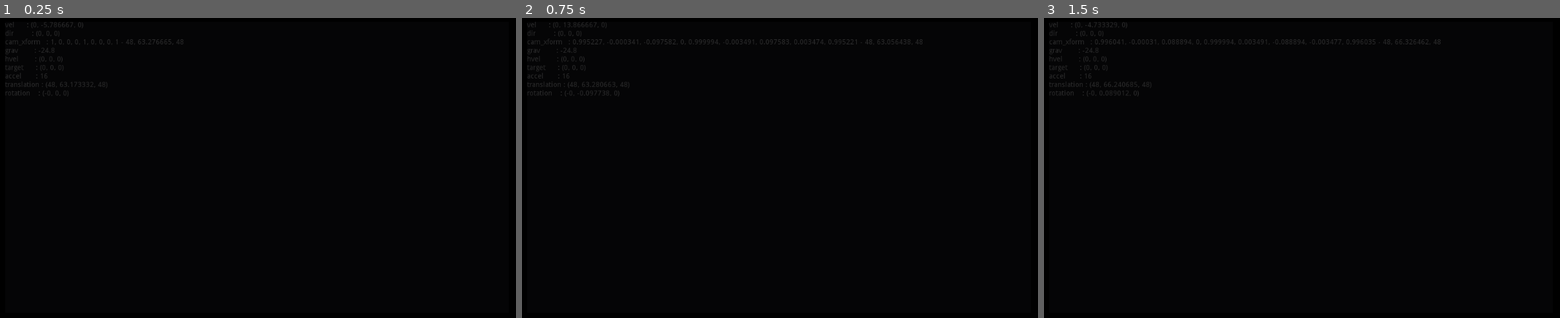
Above: before the commit, frames 1-3 (left to right).
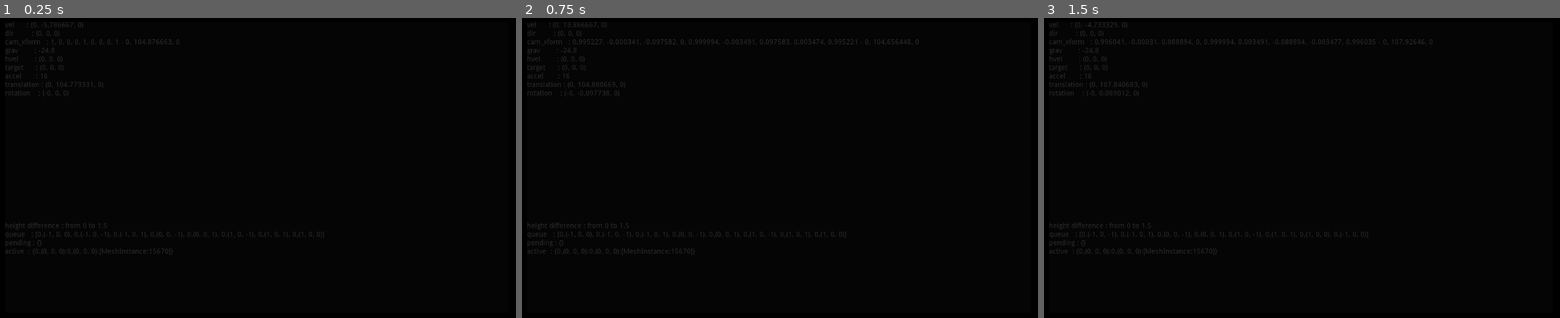
Above: after the commit, the same moments.

Repository: MichaelReel/Mesh_Collider
Game: Godot game, scene res://Root.tscn
Two runs of this game, one before a commit and one after it. Both use one fixed random seed, a clock stepped at 60 frames per second and the inputs below.
Inputs (mouse positions are in pixels of both pictures, inside the frame that each line leads up to):
- Up to frame 1 (0.25 s): no input
- Up to frame 2 (0.75 s): tap Enter at 0.5 s; move the mouse to (805, 165) at 0.52 s; hold Space (up) from 0.53 s (still down)
- Up to frame 3 (1.5 s): keep holding Space (up); move the mouse to (1276, 168) at 1.27 s

The runs differ from the first frame. In frame 1, 0.3% of the frame differs, in the area x 1-63%, y 7-79%; in frame 2, 0.3%; in frame 3, 0.3%, in the area x 1-77%, y 7-79%.
Error before the commit: Parse Error: Can't convert the provided value to the export type. (res://TerrainManager.gd:11)

Commit message:
Commitin' while the commitin's good. Setting up separate chunk layers. Intention is to draw finer layers over rougher layers.

Diff:
--- a/CameraControl.gd
+++ b/CameraControl.gd
@@ -4,6 +4,8 @@
 
 var cameras                     # Camera node - the first person view
 var camera_holders              # Spatial node holding all we want to rotate on the X (vert) axis
+# This is coupled to the grid and chunk sizes in TerrainManager
+export (Array, float) var movement_ratio
 var cam_ref
 var bodies
 
@@ -99,25 +101,16 @@
 	vel.x = hvel.x
 	vel.z = hvel.z
 
-
-
 	# Use the KinematicBody to control physics movement
+	# Slide the first body (kinematic) then move the other bodies to match the movement
 	vel = bodies[0].move_and_slide(vel, Vector3(0,1,0), 5.0, 4, deg2rad(MAX_SLOPE_ANGLE))
-	for body in bodies:
-		if body == bodies[0]: continue
-		body.translation = bodies[0].translation
-
-	# move_and_slide(vel, Vector3(0,1,0))
-
-	## This was only for "Flying" mode - need to turn off gravity to work again
-	# dir = Vector3()
-
-	# if Input.is_action_pressed("down"):
-	# 	dir.y -= 1.0
-	# if Input.is_action_pressed("up"):
-	# 	dir.y += 1.0
-
-	# translate(dir * speed * delta)
+	for body_ind in range(len(bodies)):
+		if body_ind == 0: continue
+		var body_tran = Vector3()
+		body_tran.x = bodies[0].translation.x * movement_ratio[body_ind]
+		body_tran.y = bodies[0].translation.y
+		body_tran.z = bodies[0].translation.z
+		bodies[body_ind].translation = body_tran
 
 	status += "dir         : " + str(dir) + "\n"
 	status += "cam_xform   : " + str(cam_xform) + "\n"
--- a/Root.tscn
+++ b/Root.tscn
@@ -10,12 +10,14 @@
 
 [node name="Root" type="Spatial" index="0"]
 
+_sections_unfolded = [ "Transform" ]
+
 [node name="Terrain" type="Spatial" parent="." index="0"]
 
 script = ExtResource( 1 )
 _sections_unfolded = [ "Transform" ]
-grid_size = Vector2( 32, 32 )
-chunk_size = Vector3( 64, 64, 64 )
+grid_size = [ Vector2( 32, 32 ), Vector2( 32, 32 ) ]
+chunk_size = [ Vector3( 64, 64, 64 ), Vector3( 64, 64, 64 ) ]
 material = ExtResource( 2 )
 
 [node name="Far" type="Spatial" parent="Terrain" index="0"]
@@ -43,7 +45,7 @@
 stretch = true
 stretch_shrink = 1
 script = ExtResource( 3 )
-_sections_unfolded = [ "Grow Direction" ]
+movement_ratio = [ 1.0, 1.0 ]
 
 [node name="Far" type="Viewport" parent="Viewports" index="0"]
 
@@ -74,7 +76,7 @@
 
 [node name="BodyMount" type="Spatial" parent="Viewports/Far" index="0"]
 
-transform = Transform( 1, 0, 0, 0, 1, 0, 0, 0, 1, 48, 64, 48 )
+transform = Transform( 1, 0, 0, 0, 1, 0, 0, 0, 1, 0, 64, 0 )
 _sections_unfolded = [ "Transform" ]
 
 [node name="CameraMount" type="Spatial" parent="Viewports/Far/BodyMount" index="0"]
@@ -84,17 +86,17 @@
 [node name="Camera" type="Camera" parent="Viewports/Far/BodyMount/CameraMount" index="0"]
 
 keep_aspect = 1
-cull_mask = 6
+cull_mask = 3
 environment = null
 h_offset = 0.0
 v_offset = 0.0
 doppler_tracking = 0
 projection = 0
-current = false
+current = true
 fov = 70.0
 size = 1.0
 near = 0.05
-far = 150.0
+far = 3000.0
 _sections_unfolded = [ "Transform" ]
 
 [node name="Near" type="Viewport" parent="Viewports" index="1"]
@@ -125,7 +127,7 @@
 
 [node name="PlayerBody" type="KinematicBody" parent="Viewports/Near" index="0"]
 
-transform = Transform( 1, 0, 0, 0, 1, 0, 0, 0, 1, 48, 64, 48 )
+transform = Transform( 1, 0, 0, 0, 1, 0, 0, 0, 1, 0, 64, 0 )
 input_ray_pickable = true
 input_capture_on_drag = false
 collision_layer = 1
@@ -146,17 +148,17 @@
 [node name="Camera" type="Camera" parent="Viewports/Near/PlayerBody/CameraMount" index="0"]
 
 keep_aspect = 1
-cull_mask = 3
+cull_mask = 1
 environment = null
 h_offset = 0.0
 v_offset = 0.0
 doppler_tracking = 0
 projection = 0
-current = false
+current = true
 fov = 70.0
 size = 1.0
 near = 0.05
-far = 50.0
+far = 100.0
 _sections_unfolded = [ "Transform" ]
 
 [node name="CollisionShape" type="CollisionShape" parent="Viewports/Near/PlayerBody" index="1"]
--- a/TerrainManager.gd
+++ b/TerrainManager.gd
@@ -4,29 +4,29 @@
 var Graph = load("res://Graph.gd")
 var HeightHash = load("res://HeightHash.gd")
 
-var chunks = {} # All loaded chunks
-
-export (Vector2) var grid_size = Vector2(32, 32)
-export (Vector2) var chunk_size = Vector3(64, 64, 64)
+var chunk_refs = {} # LOD and Pos details for loaded and yet to be loaded chunks
+
+# These are coupled to the movement ratios in CameraControl
+export (Array, Vector2) var grid_size
+export (Array, Vector3) var chunk_size
+
 export (ShaderMaterial) var material
-# export (String) var map_name = "test_map"
 
 var player
-var graph
+var graphs = []
 
 # LODs
-var near
-var far
+var lods
 
 var queue = []   # Chunks not yet created
 var queue_mutex
 
 var pending = {} # Chunks to be added to the scene
 var pending_mutex
-# var save_dir
+
+var active = {}  # Chunks loaded into the scene
 
 var thread
-# var mutex
 var gen_chunks
 
 var status_output
@@ -43,6 +43,7 @@
 	Vector3( 1, 0, -1),
 ]
 
+# TODO: Can probably inline calculate these:
 # pre-calc chunk order for rotations - depending on direction facing
 const CHUNK_ORDERS = [
 	[ CO[0], CO[1], CO[7], CO[2], CO[6], CO[3], CO[5], CO[4] ],
@@ -55,17 +56,29 @@
 	[ CO[7], CO[0], CO[6], CO[1], CO[5], CO[2], CO[4], CO[3] ],
 ]
 
+class ChunkRef:
+	var lod
+	var pos
+	func _init(level_of_detail, position):
+		lod = level_of_detail
+		pos = position
+
+	func key():
+		return str(lod) + "," + str(pos)
+
 func _ready():
 	print("readying chunk manager")
 	status_output = $"/root/Root/HUD/Panel/TerrainLabel"
 	player = $"/root/Root/Viewports/Near/PlayerBody"
-	near = $Near
-	far = $Far
+	lods = [ $Near, $Far ]
+
+	var primary_lod_ind = 0
 
 	# Create the re-usable graph layer we dump meshes from
 	var hhash = HeightHash.new()
-	graph = Graph.new(hhash)
-	graph.create_base_square_grid(grid_size.x, grid_size.y)
+	var graph = Graph.new(hhash)
+	graph.create_base_square_grid(grid_size[primary_lod_ind].x, grid_size[primary_lod_ind].y)
+	graphs.append(graph)
 
 	# Set up the threading components
 	# mutex = Mutex.new()
@@ -74,65 +87,83 @@
 	thread = Thread.new()
 
 	# Need to load/create the first chunk before starting loading thread
-	var chunk_key = get_centered_chunk()
-	queue_chunk(chunk_key)
+	var key_str = get_centered_chunk_key_str()
+	queue_chunk(key_str)
 	chunk_loader()
-	load_keyed_chunk(chunk_key)
+	load_keyed_chunk(key_str)
+
+	# TODO: Not sure I like this coupling, may need to rethink:
+	player.translation.y = chunk_size[primary_lod_ind].y * graphs[primary_lod_ind].max_height * 1.1
 
 	# Kick off the loading thread
 	thread.start(self, "chunk_generation", 0)
 
-func get_centered_chunk():
+func get_chunk_key_str(lod, pos):
+	var chunk_ref = ChunkRef.new(lod, pos)
+	var key_str = chunk_ref.key()
+	if not chunk_refs.has(key_str):
+		chunk_refs[key_str] = chunk_ref
+	return key_str
+
+func get_chunk_by_key_str(key_str):
+	return chunk_refs[key_str]
+
+func get_centered_chunk_key_str():
 	var center = player.translation
 
-	var vector = Vector3()
-	vector.x = floor(center.x / chunk_size.x)
-	vector.y = 0.0
-	vector.z = floor(center.z / chunk_size.z)
-
-	return vector
-
-func get_chunks_viewable():
-	var center_chunk = get_centered_chunk()
-
-	var chunk_queue = [center_chunk]
+	var pos = Vector3()
+	pos.x = floor(center.x / chunk_size[0].x)
+	pos.y = 0.0
+	pos.z = floor(center.z / chunk_size[0].z)
+
+	var key_str = get_chunk_key_str(0, pos)
+
+	return key_str
+
+func get_chunk_key_strs_viewable():
+	var center_chunk_key_str = get_centered_chunk_key_str()
+	var center_chunk_pos = get_chunk_by_key_str(center_chunk_key_str).pos
+
+	var chunk_queue = [center_chunk_key_str]
 
 	# Queue by direction facing
 	var rotation = player.rotation.y
 	var rot_index = int(floor( (rotation + PI) * 4 / PI + 0.5)) % 8
 
 	for offset in CHUNK_ORDERS[rot_index]:
-		chunk_queue.append(center_chunk + offset)
+		var key_str = get_chunk_key_str(0, center_chunk_pos + offset)
+		chunk_queue.append(key_str)
 
 	return chunk_queue
 
 func _process(delta):
-	var chunks_viewable = get_chunks_viewable()
+	var chunk_key_strs_viewable = get_chunk_key_strs_viewable()
 
 	# Listed the view direction chunks first
 	# Load chunks in that order
-	for chunk_key in chunks_viewable:
-		if not chunks.has(chunk_key):
-			load_keyed_chunk(chunk_key)
+	for key_str in chunk_key_strs_viewable:
+		if not active.has(key_str):
+			load_keyed_chunk(key_str)
 
 	var status = ""
+	status += "height difference : from " + str(graphs[0].min_height) + " to " + str(graphs[0].max_height) + "\n"
 	status += "queue   : " + str(queue) + "\n"
-	status += "pending : " + str(pending.keys()) + "\n"
-	status += "chunks  : " + str(chunks.keys()) + "\n"
-	status += "height difference : from " + str(graph.min_height) + " to " + str(graph.max_height)
+	status += "pending : " + str(pending) + "\n"
+	status += "active  : " + str(active) + "\n"
 
 	status_output.text = status
 
-func load_keyed_chunk(chunk_key):
-	var new_chunk = is_ready(chunk_key)
+func load_keyed_chunk(key_str):
+	var new_chunk = is_ready(key_str)
 	if (new_chunk):
-		new_chunk.set_name(str(chunk_key))
-		# print ("Adding chunk to scene: " + str(chunk_key))
+		new_chunk.set_name(key_str)
+		# print ("Adding chunk to scene: " + key_str)
 		# print ("              os time: " + str(OS.get_unix_time()))
-		near.add_child(new_chunk)
-		chunks[chunk_key] = new_chunk
+		var lod_ind = get_chunk_by_key_str(key_str).lod
+		lods[lod_ind].add_child(new_chunk)
+		active[key_str] = new_chunk
 	else:
-		queue_chunk(chunk_key)
+		queue_chunk(key_str)
 
 const once_per = 0.03
 
@@ -142,45 +173,48 @@
 	gen_chunks = true
 	var next_time = OS.get_unix_time() + once_per
 	while gen_chunks:
-		var new_chunk
 		if next_time < OS.get_unix_time():
 			next_time += once_per
 			chunk_loader()
 
 func chunk_loader():
-	if queue:
+	if not queue.empty():
 		queue_mutex.lock()
-		var chunk_key = queue.pop_front()
+		var key_str = queue.pop_front()
 		queue_mutex.unlock()
 
-		if chunks.has(chunk_key) or pending.has(chunk_key):
+		if active.has(key_str) or pending.has(key_str):
 			return
 
-		print ("create: " + str(chunk_key))
-		var new_pos = Vector3(chunk_size.x * chunk_key.x, chunk_size.y * chunk_key.y, chunk_size.z * chunk_key.z)
-		var new_chunk = Chunk.new(grid_size, chunk_key, graph)
-		new_chunk.scale = chunk_size
+		print ("create: " + key_str)
+		var chunk_key = get_chunk_by_key_str(key_str)
+		var chunk_pos = chunk_key.pos
+		var lod_ind = chunk_key.lod
+		var new_pos = Vector3(chunk_size[0].x * chunk_pos.x, chunk_size[0].y * chunk_pos.y, chunk_size[0].z * chunk_pos.z)
+
+		var new_chunk = Chunk.new(grid_size[0], chunk_pos, graphs[0])
+		new_chunk.scale = chunk_size[0]
 		new_chunk.translation = new_pos
 		new_chunk.material_override = material
-		new_chunk.layers = 2
+		new_chunk.layers = lod_ind + 1
 		new_chunk.generate_content()
 
 		pending_mutex.lock()
-		pending[chunk_key] = new_chunk
+		pending[key_str] = new_chunk
 		pending_mutex.unlock()
 
-func queue_chunk(var chunk_key):
-	if not chunks.has(chunk_key) and not pending.has(chunk_key) and not queue.has(chunk_key):
+func queue_chunk(var key_str):
+	if not active.has(key_str) and not pending.has(key_str) and not queue.has(key_str):
 		queue_mutex.lock()
-		queue.push_back(chunk_key)
+		queue.push_back(key_str)
 		queue_mutex.unlock()
 
-func is_ready(chunk_key):
+func is_ready(key_str):
 	var chunk = false
-	if pending.has(chunk_key):
-		chunk = pending[chunk_key]
+	if pending.has(key_str):
+		chunk = pending[key_str]
 		pending_mutex.lock()
-		pending.erase(chunk_key)
+		pending.erase(key_str)
 		pending_mutex.unlock()
 	return chunk
 
